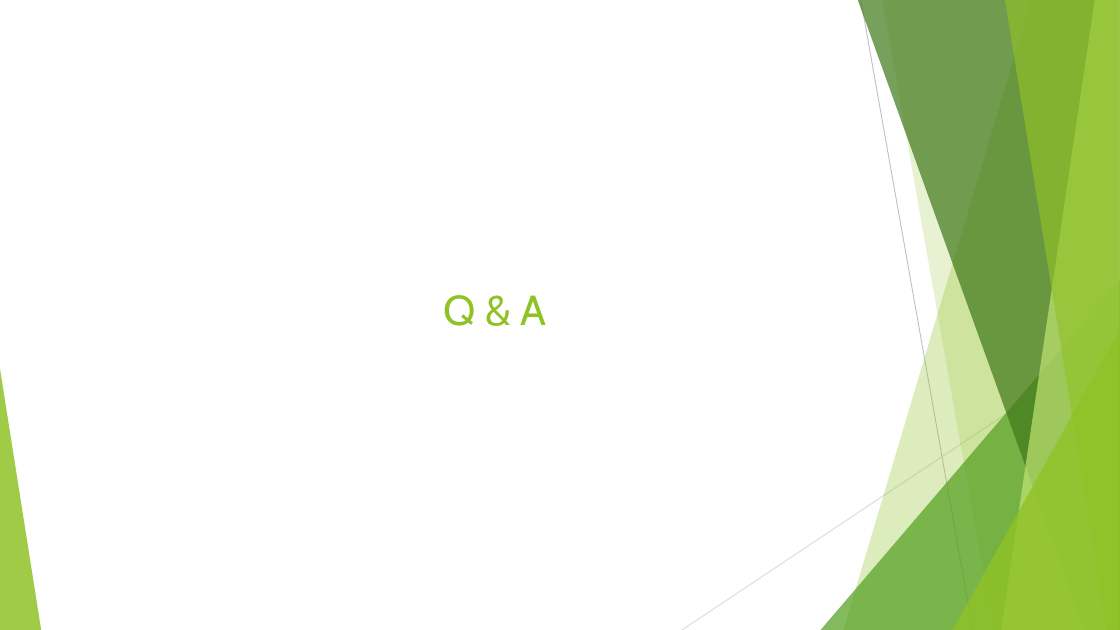
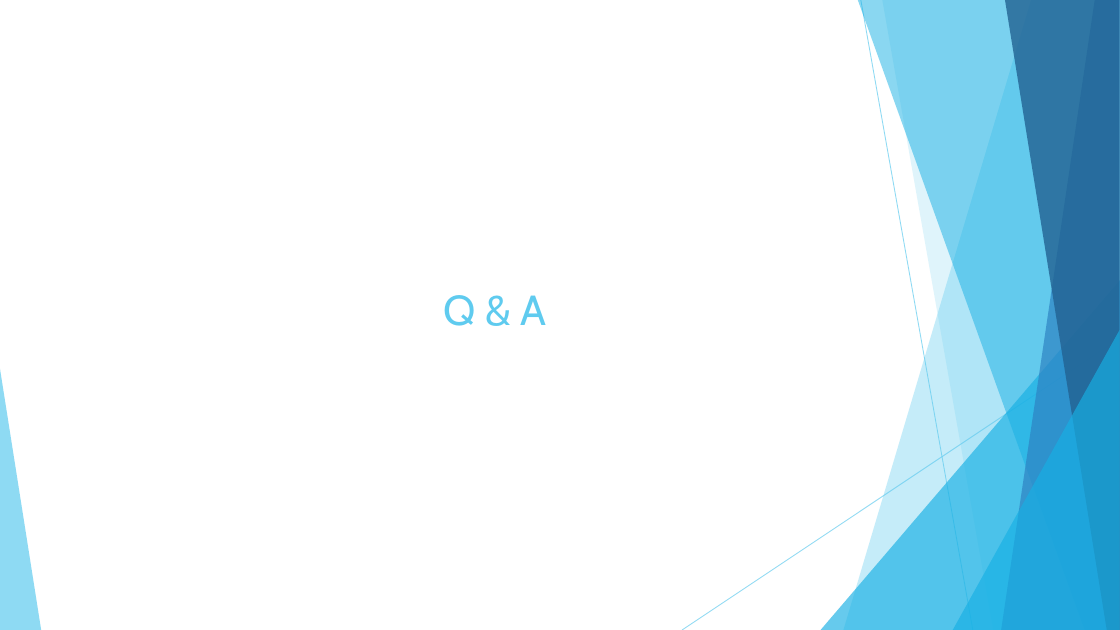
Before and after one commit to JiashuWu/NeuroGraph, a slide deck: slide 10 of Neurograph Project Presentation/Neurograph Presentation Jiashu Wu.pptx (slide 8 before the commit). Drawn at 1120x630 pixels with LibreOffice and Linux fonts; fonts in the diff are those of the drawing. Boxes give left, top, right and bottom in pixels: in the first picture for what was removed or moved away, otherwise in the second. Text is boxed around its words. In the diff, an @@ line names an element or a change of style, - is before the commit and + after.

```diff
--- a/Neurograph Project Presentation/Neurograph Presentation Jiashu Wu.pptx
+++ b/Neurograph Project Presentation/Neurograph Presentation Jiashu Wu.pptx
@@ freeform shape at (844, 0, 1120, 630): fill #90C226 at 30% opacity to #5FCBEF at 36% opacity @@
@@ freeform shape at (858, 0, 1120, 630): fill #3F7819 at 70% opacity to #17B0E4 at 50% opacity @@
@@ line (861, 0) - (973, 630): stroke #BFBFBF 0.75 pt to #5FCBEF 0.75 pt @@
@@ freeform shape at (882, 0, 1120, 630): fill #90C226 at 20% opacity to #5FCBEF at 20% opacity @@
@@ freeform shape at (1002, 0, 1120, 630): fill #C0E474 at 70% opacity to #2E83C3 at 70% opacity @@
@@ freeform shape at (1005, 0, 1120, 630): fill #90C226 at 65% opacity to #226292 at 80% opacity @@
@@ title "Q & A" at (443, 295, 546, 326): text colour #90C226 to #5FCBEF @@
@@ triangle at (821, 280, 1120, 630): fill #54A021 at 72% opacity to #17B0E4 at 66% opacity @@
@@ line (1120, 339) - (682, 630): stroke #D9D9D9 0.75 pt to #5FCBEF 0.75 pt @@
@@ triangle at (953, 330, 1120, 630): fill #90C226 at 80% opacity to #17B0E4 at 66% opacity @@
@@ triangle at (0, 369, 41, 630): fill #90C226 at 85% opacity to #5FCBEF at 70% opacity @@
```
Also in this commit, not shown: 4 other slides changed, 4 slides added, 2 slides removed, 1 other file.
